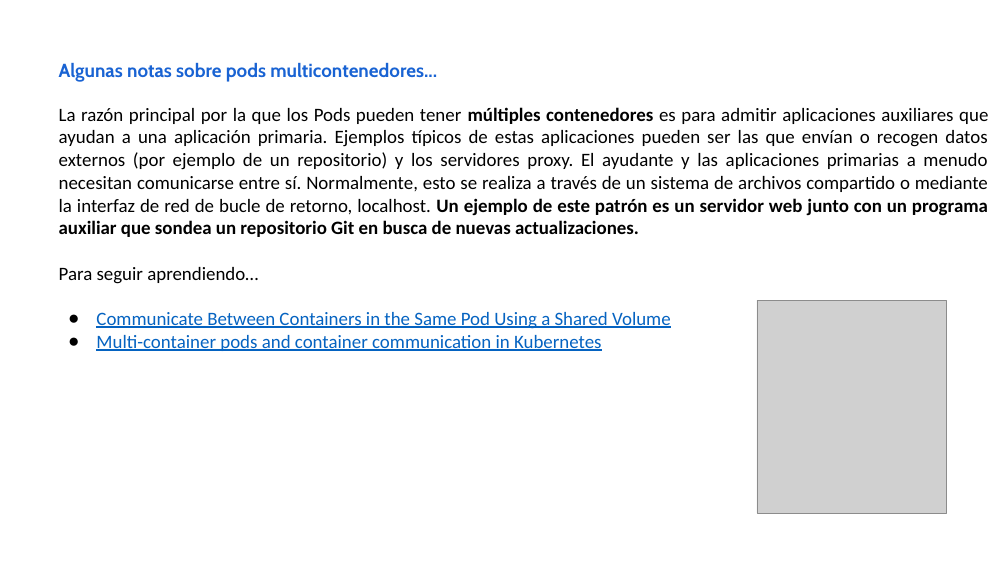
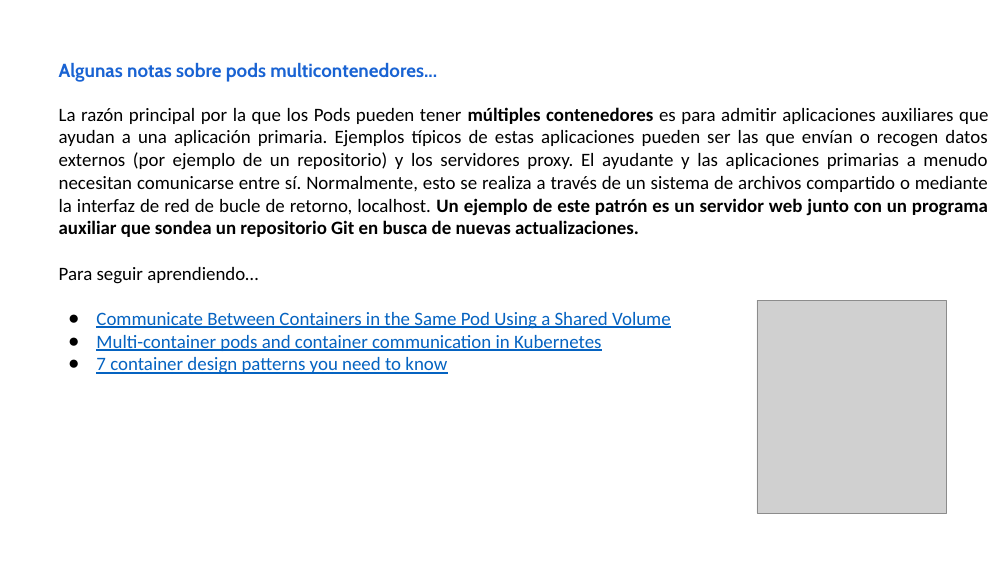
Before and after one commit to iesgn/kubernetes-storm, a slide deck: slide 6 of unidad3/presentacion_unidad3-1.odp. Drawn at 1008x567 pixels with LibreOffice and Linux fonts; fonts in the diff are those of the drawing; grey boxes stand for pictures. Boxes give left, top, right and bottom in pixels: in the first picture for what was removed or moved away, otherwise in the second. Text is boxed around its words. In the diff, an @@ line names an element or a change of style, - is before the commit and + after.

Commit message:
Nuevo enlace: 7 container design patterns you need to know

```diff
--- a/unidad3/presentacion_unidad3-1.odp
+++ b/unidad3/presentacion_unidad3-1.odp
@@ text at [96,357,447,374]: paragraph added @@
+● 7 container design patterns you need to know
```
Also in this commit, not shown: 1 other file.
